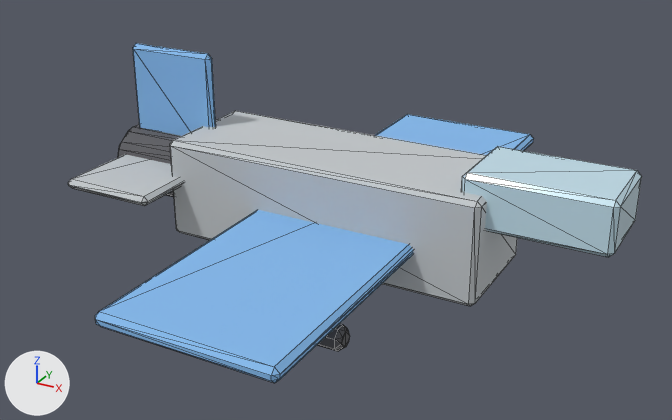
An edit to the glTF model game/assets/models/coalition/vantage.glb, drawn before and after from the same camera.
Rendered twice from a camera (50 mm lens) standing at (2.07, -4.41, 2.93) and looking at (-0.29, -0.13, 0.78). Arrows for +X, +Y and +Z are at lower left; the lights stay in place. The first picture is the older version. Mesh edges are drawn as thin lines. Vertices at exactly the same position are counted once.

Names of what the first picture shows: 'coalition_vantage'.
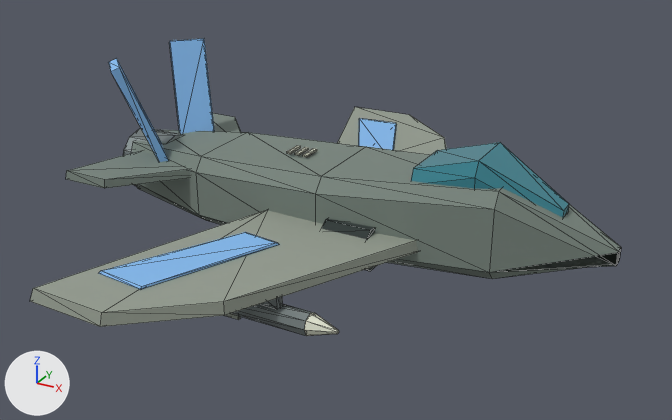
Where the change shows, as pixel boxes (x1, y1, x2, y2) in the pictures (672 x 420 px; the box of a moved part takes in the faces that stretch with it):
'coalition_vantage', reshaped (13% shorter): before (68, 43, 642, 383); after (30, 39, 621, 336)
part 1 of me_cube, added (mostly hidden): after (224, 314, 241, 320)
part 2 of me_cube, added: after (321, 219, 376, 271)
part 3 of me_cube, added: after (230, 304, 314, 336)
part 4 of me_cube, moved or reshaped (mostly hidden afterwards): before (133, 43, 216, 136); after (261, 296, 283, 308)
part 5 of me_cube, moved or reshaped (not visible afterwards): before (170, 111, 517, 306)
part 6 of me_cube, added: after (123, 128, 182, 186)
part 7 of me_cube, added: after (304, 313, 339, 336)
part 8 of me_cube, added: after (287, 145, 301, 154)
part 9 of me_cube, added: after (295, 147, 309, 156)
part 10 of me_cube, added: after (303, 148, 317, 157)
part 11 of me_cube, rebuilt: before (95, 114, 534, 383); after (337, 107, 447, 155)
part 12 of me_cube, rebuilt: before (462, 147, 642, 257); after (411, 142, 569, 218)
part 13 of me_cube, added: after (132, 130, 621, 279)
part 14 of me_cube, deleted: before (317, 324, 350, 351)
part 15 of me_cube, moved or reshaped: before (68, 119, 217, 206); after (30, 39, 418, 327)

Edits to the bpy script that builds the scene:
```text
Change me_cube:
    remove me_cube.from_pydata(...)  # 260 vertices, 488 faces; spans x -1.85..1.3, y -1.7..1.7, z 0.5..1.55
    remove me_cube.materials.append(mat_body)  # light grey #c4c8cb
    remove me_cube.materials.append(mat_glass)  # cyan #c4e1ed
    add me_cube.from_pydata(...)  # 388 vertices, 668 faces; spans x -1.83..1.28, y -1.69..1.69, z 0.51..1.52
    me_cube part 1: a new loose piece, a box spanning x -0.487..-0.35, y -1.038..-1.022, z 0.51..0.69, in mat_coalitionedge (grey #959d90)
    me_cube part 2: a new loose piece, a 10-sided cylinder along x spanning x -0.23..0.05, y -0.44..-0.18, z 0.58..0.82, in mat_mechanics (dark grey #2c3635)
    me_cube part 3: a new loose piece, an 8-sided cylinder along x spanning x -0.54..0.07, y -1.09..-0.97, z 0.54..0.66, in mat_steel (grey #7c8585)
    me_cube part 4: the loose piece of 24 vertices spanning x -1.8..-1.2, y -0.03..0.03, z 0.85..1.55 is scaled about its middle by (0.379, 0.806, 0.172), then moved by (1.29, -1.03, -0.5), in mat_steel (grey #7c8585)
    me_cube part 5: the loose piece of 24 vertices spanning x -1.3..0.65, y -0.35..0.35, z 0.5..1.1 is scaled about its middle by (0.112, 0.0442, 0.203), then moved by (0.11, 1.03, -0.1), in mat_steel (grey #7c8585)
    me_cube part 6: a new loose piece, a 12-sided cylinder along x spanning x -1.8..-1.51, y -0.19..0.19, z 0.6..0.99, in mat_steel (grey #7c8585)
    me_cube part 7: a new loose piece, an 8-sided cut cone along x (radius 0.06 at the low end, 0.01 at the high end) spanning x 0.07..0.22, y -1.09..-0.97, z 0.54..0.66, in mat_identification (light grey #e1e3d0)
    me_cube part 8: a new loose piece, a box spanning x -0.652..-0.627, y -0.06..0.06, z 1.042..1.054, in mat_identification (light grey #e1e3d0)
    me_cube part 9: a new loose piece, a box spanning x -0.597..-0.572, y -0.06..0.06, z 1.042..1.054, in mat_identification (light grey #e1e3d0)
    me_cube part 10: a new loose piece, a box spanning x -0.542..-0.517, y -0.06..0.06, z 1.042..1.054, in mat_identification (light grey #e1e3d0)
    me_cube part 11: the loose piece of 24 vertices spanning x -0.7..0.3, y -1.7..1.7, z 0.71..0.79 is rebuilt with 10 vertices and now spans x -1.12..0.33, y 0.22..1.69, z 0.72..0.79, in mat_coalitionedge (grey #959d90)
    me_cube part 12: the loose piece of 24 vertices spanning x 0.5..1.3, y -0.25..0.25, z 0.9..1.2 is rebuilt with 24 vertices and now spans x 0.2..0.99, y -0.2..0.2, z 0.91..1.25, in mat_optics (cyan #3c8997)
    me_cube part 13: a new loose piece of 40 vertices spanning x -1.75..1.28, y -0.34..0.34, z 0.57..1.12, in mat_coalitionarmour (grey #79857d)
    me_cube part 14: the loose piece of 40 vertices spanning x -0.5..0.3, y -1.16..-1.04, z 0.56..0.68 is deleted
    me_cube part 15: 84 vertices removed from x -1.85..-0.95, y -0.7..0.7, z 0.59..1.01; 58 vertices added at x -1.82..0.33, y -1.69..1.42, z 0.72..1.52
    other edits to the shape of me_cube do not show in these pictures
    remove me_cube.materials.append(mat_dark)  # dark grey #59595d
    add me_cube.materials.append(mat_coalitionarmour)  # grey #79857d
    add me_cube.materials.append(mat_optics)  # cyan #3c8997
    add me_cube.materials.append(mat_coalitionedge)  # grey #959d90
    add me_cube.materials.append(mat_mechanics)  # dark grey #2c3635
    add me_cube.materials.append(mat_steel)  # grey #7c8585
    add me_cube.materials.append(mat_identification)  # light grey #e1e3d0
```
